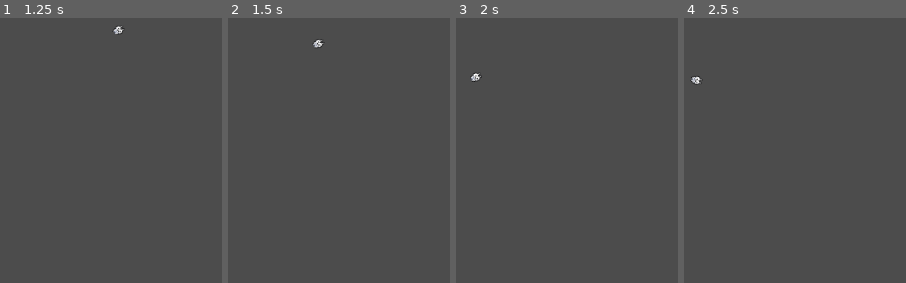
Above: before the commit, frames 1-4 (left to right).
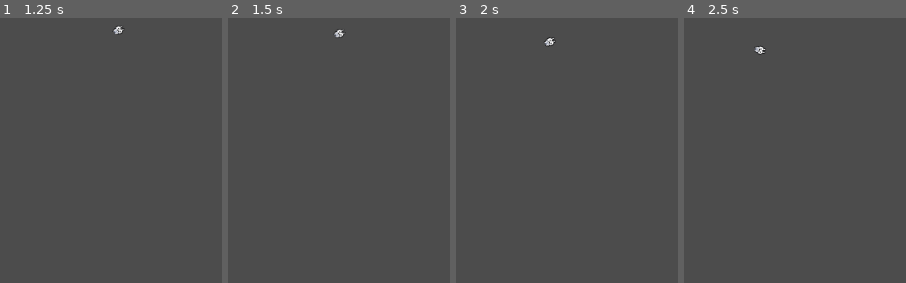
Above: after the commit, the same moments.

Repository: jservant/HighSails
Game: Godot game, scene res://scene.tscn
Two runs of this game, one before a commit and one after it. Both use one fixed random seed, a clock stepped at 60 frames per second and the inputs below.
Inputs:
- Up to frame 1 (1.25 s): tap Enter at 0.5 s; hold D (move_right) from 0.53 s (still down)
- Up to frame 2 (1.5 s): tap Space at 1.25 s; release D (move_right) at 1.28 s; hold S (move_down) from 1.28 s (still down)
- Up to frame 3 (2 s): keep holding S (move_down)
- Up to frame 4 (2.5 s): release S (move_down) at 2.03 s; hold D (move_right) from 2.03 s (still down)

Frame 1 is identical in both runs. In frame 2, 0.2% of the frame differs, in the area x 38-53%, y 4-12%; in frame 3, 0.2%, in the area x 6-45%, y 7-25%; in frame 4, 0.2%.

Commit message:
Ship movement is better

Diff:
--- a/Player.gd
+++ b/Player.gd
@@ -1,24 +1,38 @@
 extends KinematicBody2D
 
-export (int) var speed = 200
+export (int) var speed = 50
 export (float) var rotation_speed = 1.5
 
-var velocity = Vector2()
+const acc = 1
+var local_velocity = Vector2()
 var rotation_dir = 0
 
 func get_input():
 	rotation_dir = 0
-	velocity = Vector2()
 	if Input.is_action_pressed("move_up"):
-		velocity = Vector2(0, -speed).rotated(rotation)
-	if Input.is_action_pressed("move_down"):
-		velocity = Vector2(0, speed).rotated(rotation)
-	if Input.is_action_pressed("move_left"):
+		#move, no rotation:
+		#local_velocity.y = max(local_velocity.y - acc, -speed)
+		#move w/ lerp, rotation:
+		#local_velocity = Vector2(0, max(local_velocity.y - acc, -speed)).rotated(rotation)
+		#move, rotation:
+		local_velocity = Vector2(0, -speed).rotated(rotation)
+	elif Input.is_action_pressed("move_down"):
+		#cool dodge idea: when pressed this does a short burst backwards. can't move for 1.5 seconds
+		#local_velocity.y = min(local_velocity.y + acc, speed)
+		#local_velocity = Vector2(0, min(local_velocity.y + acc, speed)).rotated(rotation)
+		local_velocity = Vector2(0, speed).rotated(rotation)
+	elif Input.is_action_pressed("move_left"):
 		rotation_dir -= 1
-	if Input.is_action_pressed("move_right"):
+	elif Input.is_action_pressed("move_right"):
 		rotation_dir += 1
+	else:
+		local_velocity.x = lerp(local_velocity.x,0,0.025)
+		local_velocity.y = lerp(local_velocity.y,0,0.025)
 
 func _physics_process(delta):
+	var linear_velocity = Vector2()
 	get_input()
 	rotation += rotation_dir * rotation_speed * delta
-	velocity = move_and_slide(velocity)
+	#linear_velocity = global_transform.basis.orthonormalized().xform(local_velocity)
+	local_velocity = move_and_slide(local_velocity)
+	print(local_velocity.y)
--- /dev/null
+++ b/lucifer-cannon(1).svg
@@ -0,0 +1 @@
+<svg style="height: 512px; width: 512px;" xmlns="http://www.w3.org/2000/svg" viewBox="0 0 512 512"><g class="" style="" transform="translate(0,0)"><path d="M376 76c30 60-120 30-210 75 150 0 270 15 270 105S316 361 166 361c90 45 240 15 210 75 90-15 120-120 120-180S466 91 376 76zm-95.625 105.938C216.005 182.577 127.562 203.5 16 256c255 120 390 75 390 0 0-42.188-42.865-74.886-125.625-74.063z" fill="#fff" fill-opacity="1"></path></g></svg>
--- /dev/null
+++ b/lucifer-cannon.svg
@@ -0,0 +1 @@
+<svg style="height: 512px; width: 512px;" xmlns="http://www.w3.org/2000/svg" viewBox="0 0 512 512"><path d="M0 0h512v512H0z" fill="#000" fill-opacity="1"></path><g class="" style="" transform="translate(0,0)"><path d="M376 76c30 60-120 30-210 75 150 0 270 15 270 105S316 361 166 361c90 45 240 15 210 75 90-15 120-120 120-180S466 91 376 76zm-95.625 105.938C216.005 182.577 127.562 203.5 16 256c255 120 390 75 390 0 0-42.188-42.865-74.886-125.625-74.063z" fill="#fff" fill-opacity="1"></path></g></svg>
--- a/scene.tscn
+++ b/scene.tscn
@@ -15,5 +15,3 @@
 
 [node name="Sprite" type="Sprite" parent="."]
 texture = ExtResource( 1 )
-
-[node name="RayCast2D" type="RayCast2D" parent="."]
Not shown, added: lucifer-cannon(1).svg.import
Not shown, added: lucifer-cannon.svg.import
